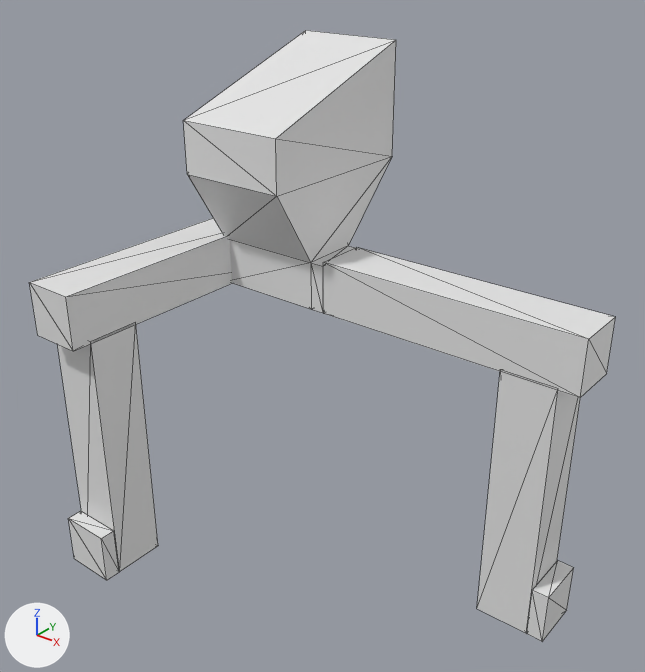
Renders of the glTF model android/assets/model/testik.glb from each side of a commit.
Both versions are drawn from a 50 mm lens placed at (1.137, -1.417, 1.299), pointed at (0.19, -0.233, 0.565). Arrows for +X, +Y and +Z are at lower left; the lights stay in place. Mesh edges are drawn as thin lines. Vertices at the same position are counted once.

The scene before the commit, as lines of its bpy script (objects in view):
```python
me_plane = bpy.data.meshes.new('Plane')
me_plane.from_pydata(...)  # 72 vertices, 116 faces; spans x -0.231..0.667, y -0.566..0.116, z 0.029..1.055
me_plane.materials.append(mat_matbase)
ob_basemesh = bpy.data.objects.new('BaseMesh', me_plane)
ob_basemesh.location = (0.0, 0.0, 0.0)
```
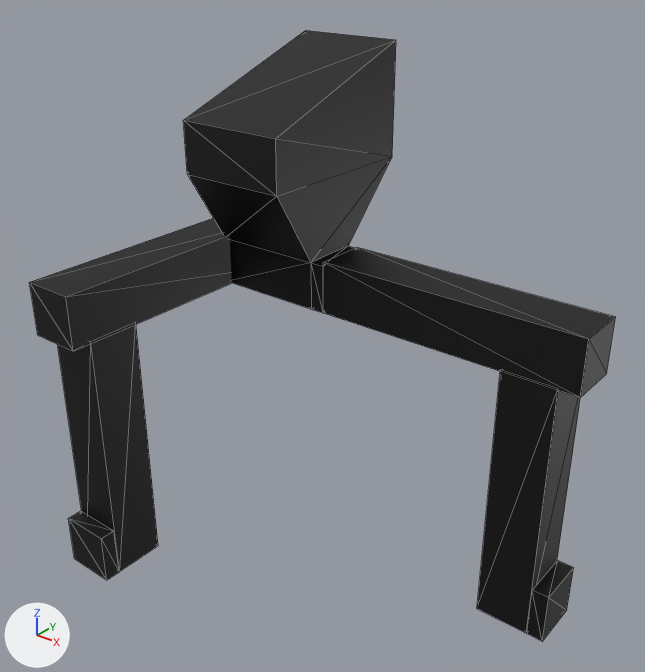
The change, as JSON lines over the scene's bpy script:
```json
{"block": "me_plane", "where": "me_plane.from_pydata(...)  # 72 vertices, 116 faces; spans x -0.231..0.667, y -0.566..0.116, z 0.029..1.055"}
{"block": "me_plane", "where": "# used by ob_basemesh; location = (0.0, 0.0, 0.0)"}
{"block": "me_plane", "change": "me_plane part 1: 116 faces centred in x -0.231..0.667, y -0.566..0.116, z 0.029..1.012 are repainted in the vertex colours; the middle colour goes from white #ffffff to black #000000"}
```

Boxes [x1, y1, x2, y2] around the edits, measured in the pictures (645 x 672 px):
```json
{"part": 1, "of": "me_plane", "change": "recoloured", "before": [29, 30, 615, 642], "after": [29, 30, 615, 642], "on screen": "white to black"}
```
